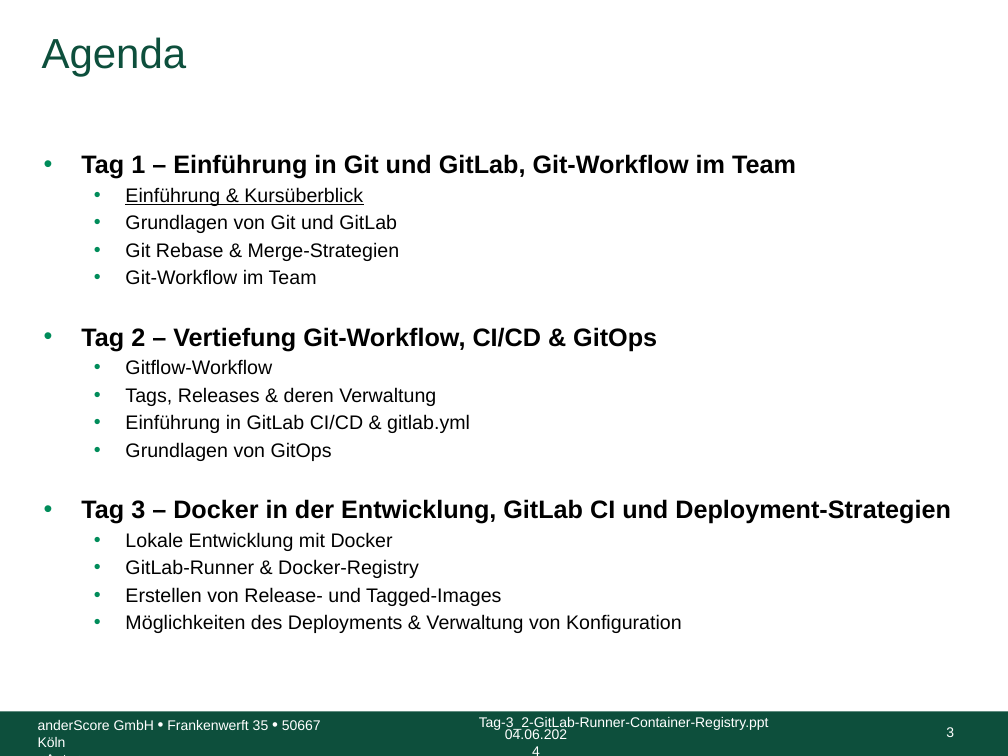
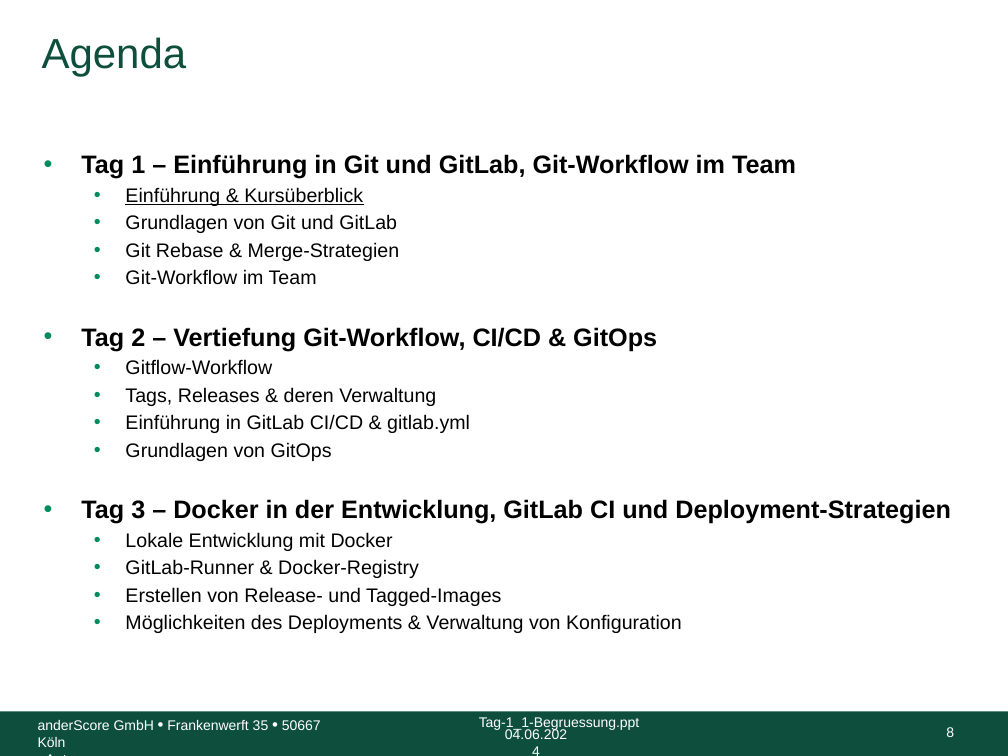
Before and after one commit to anderscore-gmbh/gitlab, a slide deck: slide 8 of slides/Tag-1_1-Begruessung.pptx (slide 3 before the commit). Drawn at 1008x756 pixels with LibreOffice and Linux fonts; fonts in the diff are those of the drawing; background and template pictures are left out. Boxes give left, top, right and bottom in pixels: in the first picture for what was removed or moved away, otherwise in the second. Text is boxed around its words. In the diff, an @@ line names an element or a change of style, - is before the commit and + after.

Commit message:
Tag-1_1: Inhalt und Ziel, Agenda, Zeitplan (mit TODOs), Organisation, Literatur und Vorstellung.

```diff
--- a/slides/Tag-1_1-Begruessung.pptx
+++ b/slides/Tag-1_1-Begruessung.pptx
@@ text removed at <box>479,717,769,730</box> @@
-Tag-3_2-GitLab-Runner-Container-Registry.ppt
@@ text added at <box>479,717,640,730</box>, 10 pt, text #FFFFFF @@
+Tag-1_1-Begruessung.ppt
@@ page number at <box>946,727,954,737</box>: text changed @@
-3
+8
```
Also in this commit, not shown: 5 other slides changed, 5 slides added.
